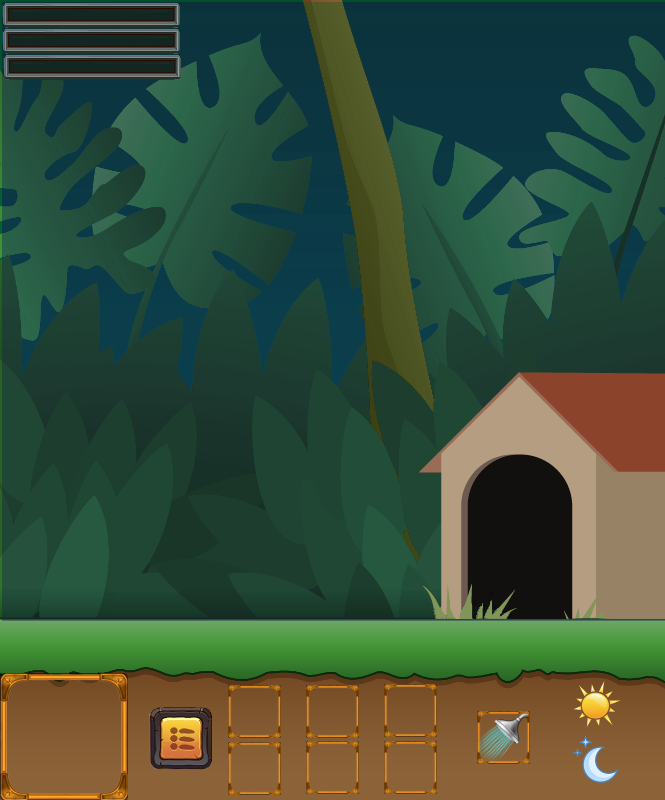
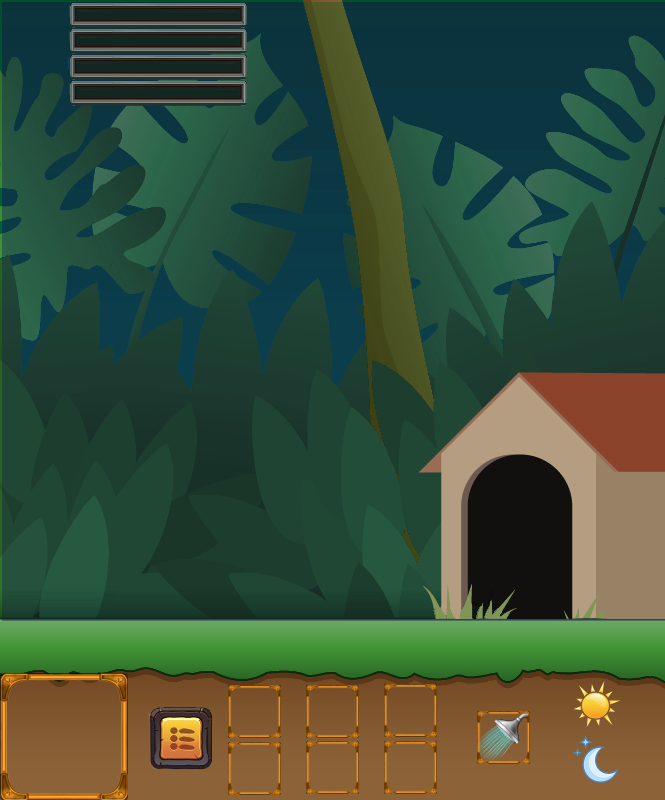
The second 665x800 image is a revision of the first. Changes to its layers:
added layer "Calque Copié" above "cadreCrea.png #3" over [70, 55, 247, 80]
painted on "EmptyBar.png" over [2, 3, 247, 106]
